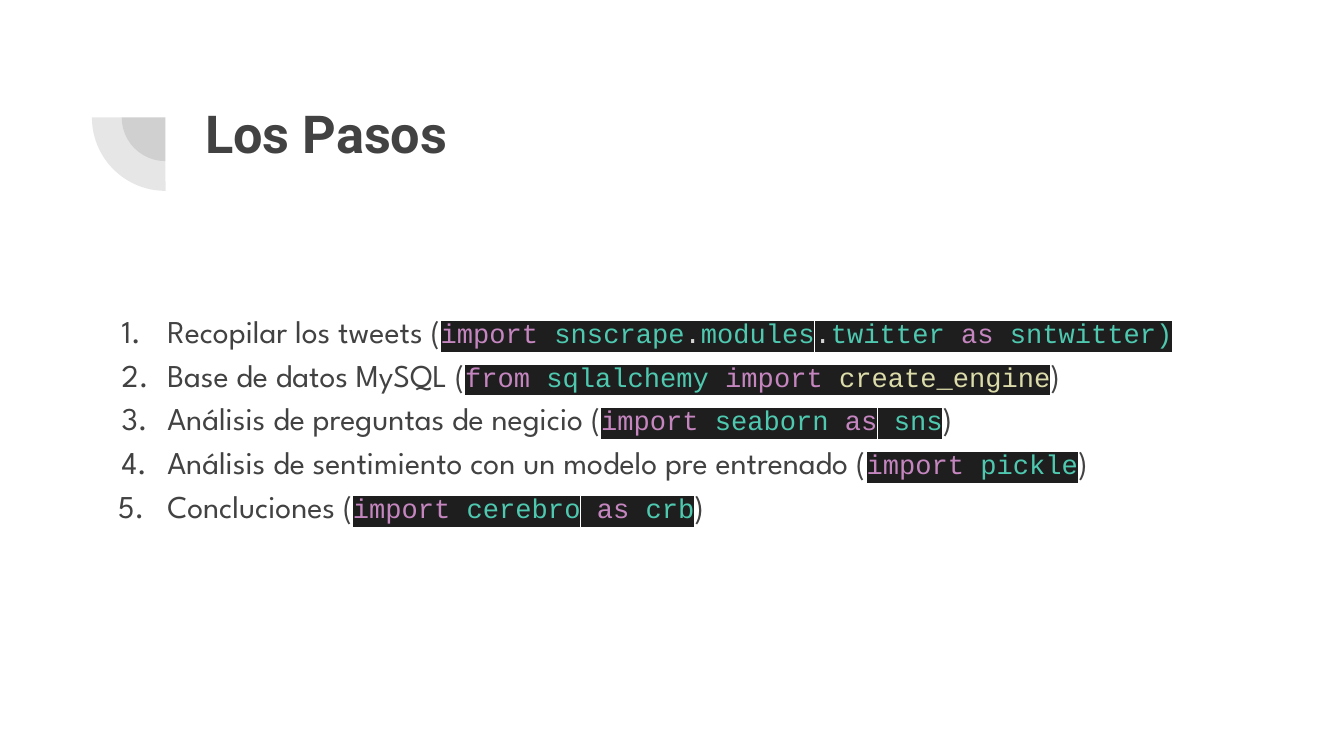
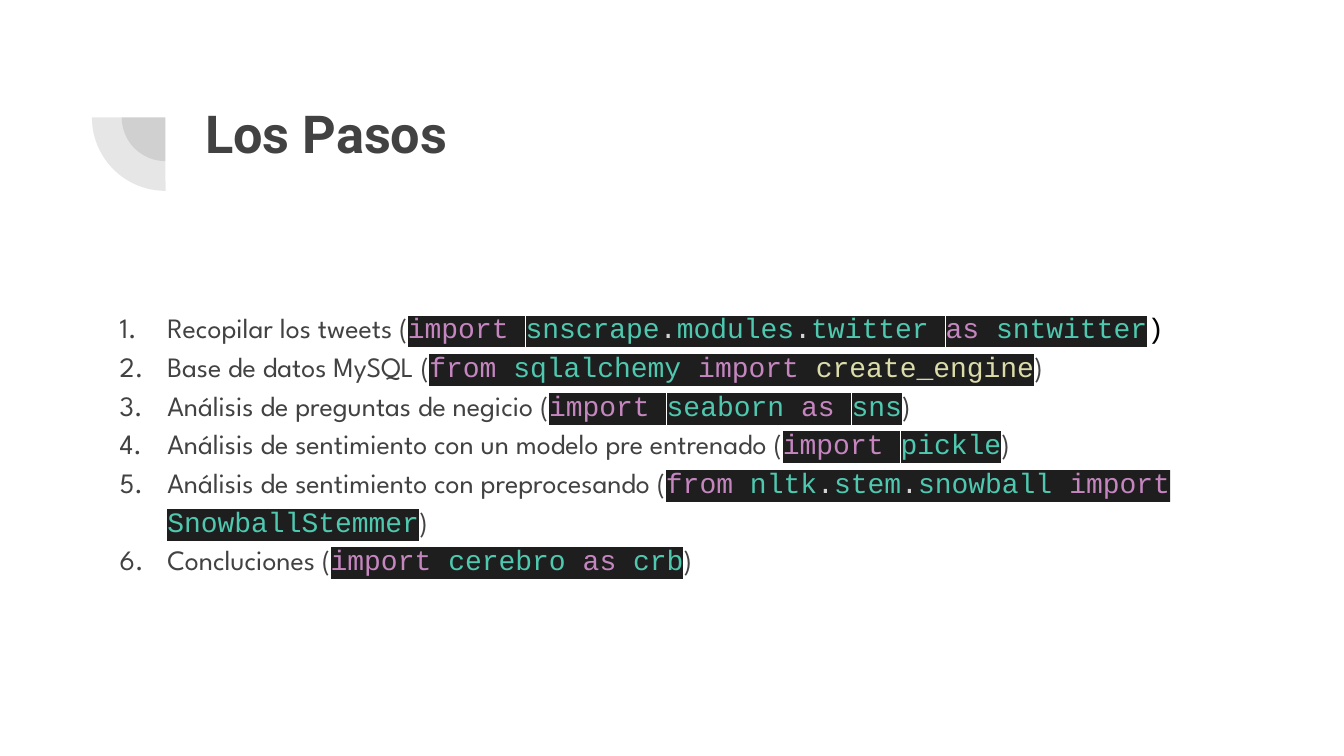
Before and after one commit to seenstevo/technical_test_interview, a slide deck: slide 2 of documents/¿Como se sientan sobre @TheBridge_Tech_.pptx. Drawn at 1344x756 pixels with LibreOffice and Linux fonts; fonts in the diff are those of the drawing. Boxes give left, top, right and bottom in pixels: in the first picture for what was removed or moved away, otherwise in the second. Text is boxed around its words. In the diff, an @@ line names an element or a change of style, - is before the commit and + after.

```diff
--- a/documents/¿Como se sientan sobre @TheBridge_Tech_.pptx
+++ b/documents/¿Como se sientan sobre @TheBridge_Tech_.pptx
@@ text at (167,311,1164,579): size 17 to 15 pt in "Recopilar los tweets (import", "Base de datos MySQL (from create_engine)", "Análisis de preguntas de negicio (import sns)", "Análisis de sentimiento con un modelo pre ..." and 1 more places; size 14.5 to 15 pt in "(import snscrape.modules.twitter as sntwitter)", "(from sqlalchemy import create_engine)", "(import seaborn as sns)", "(import pickle)" and 1 more places; text colour #4EC9B0 to #000000, highlight #1E1E1E to #FFFFFF in "sntwitter)"; indent changed @@
@@ text at (167,465,1170,540): paragraph added @@
+5. Análisis de sentimiento con preprocesando (from nltk.stem.snowball import SnowballStemmer)
```
Also in this commit, not shown: 4 other slides changed, 2 other files.
